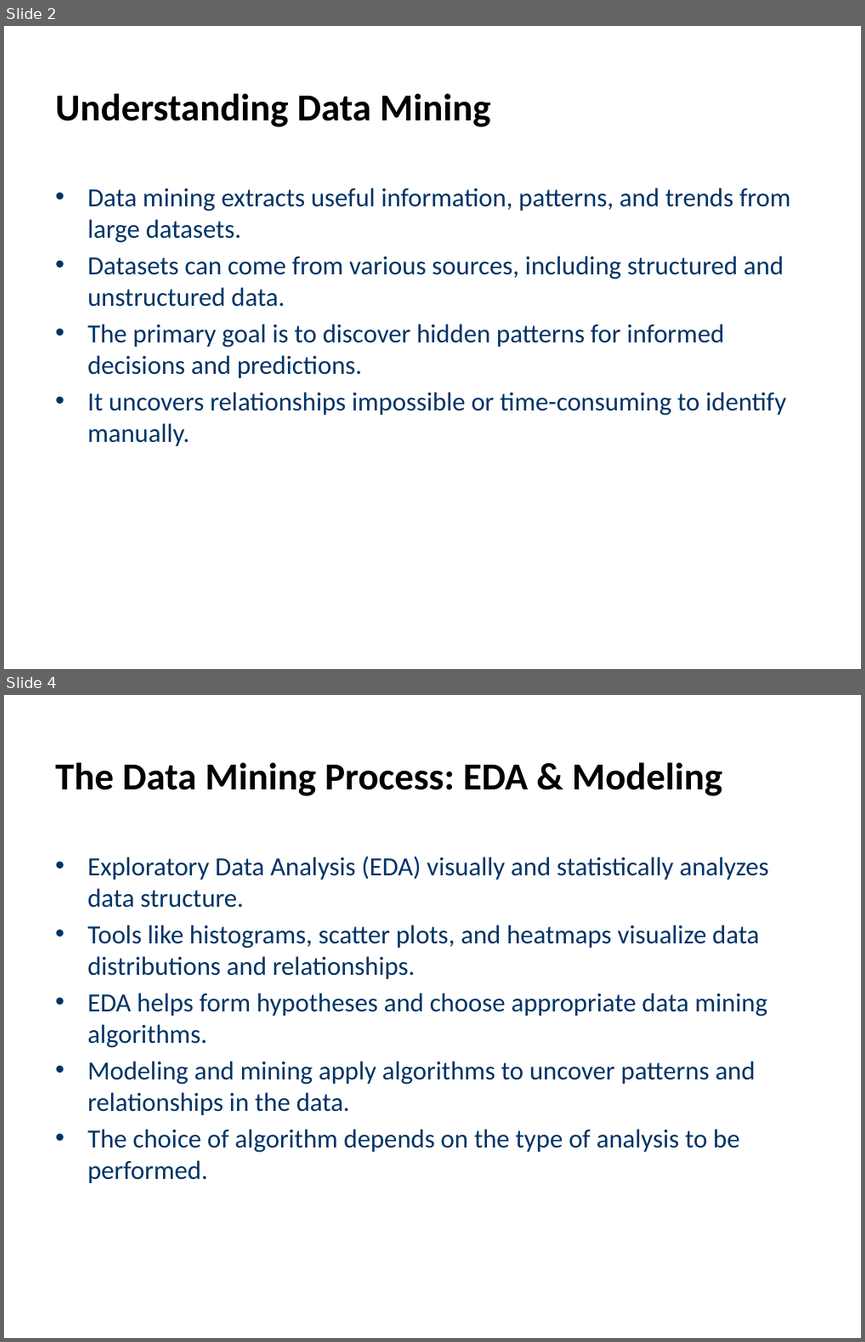
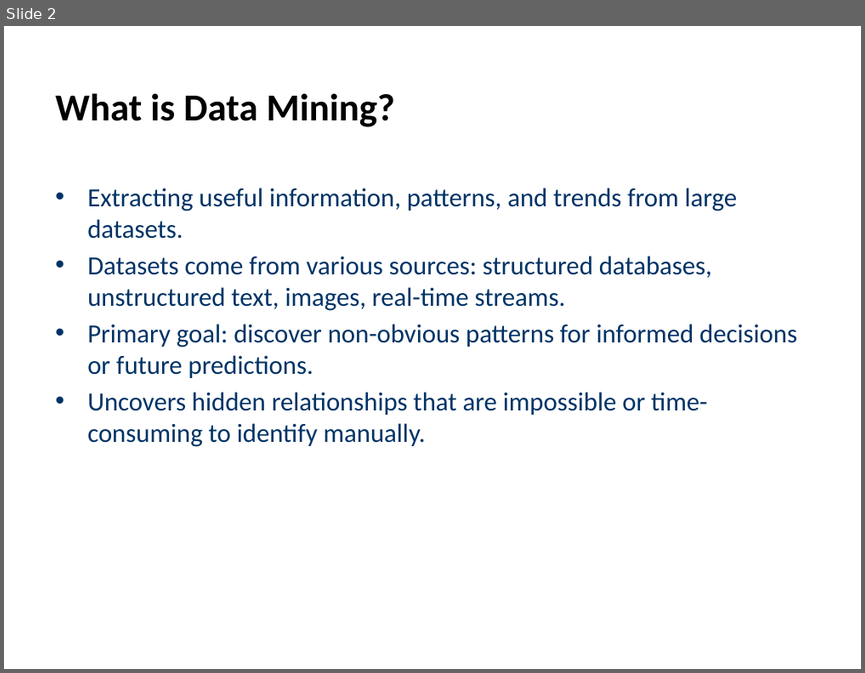
Before and after one commit to Tharushi1228/IT3041-IRWA, a slide deck: outputs/slides/monil_Data-mining.pptx. Shown one above the other, each under a label of ours: slides 2 and 4 before the commit, slide 2 after it; the slides between them are not shown. The pictures are 865x1342 and 865x673 pixels, drawn with LibreOffice and Linux fonts; fonts in the diff are those of the drawing. Boxes give left, top, right and bottom in pixels: in the first picture for what was removed or moved away, otherwise in the second. Text is boxed around its words. In the diff, an @@ line names an element or a change of style, - is before the commit and + after.

```diff
--- a/outputs/slides/monil_Data-mining.pptx
+++ b/outputs/slides/monil_Data-mining.pptx
@@ slide 4 removed at [4,695,861,1338], background #FFFFFF @@
@@ title removed at [55,762,722,796] @@
-The Data Mining Process: EDA & Modeling
@@ text removed at [87,856,769,1183] @@
-• Exploratory Data Analysis (EDA) visually and statistically analyzes data structure.
-• Tools like histograms, scatter plots, and heatmaps visualize data distributions and relationships.
-• EDA helps form hypotheses and choose appropriate data mining algorithms.
-• Modeling and mining apply algorithms to uncover patterns and relationships in the data.
-• The choice of algorithm depends on the type of analysis to be performed.
@@ slide 2 changed as well @@
@@ title at [55,93,395,127]: text changed @@
-Understanding Data Mining
+What is Data Mining?
@@ text at [87,188,797,447]: text changed @@
-• Data mining extracts useful information, patterns, and trends from large datasets.
-• Datasets can come from various sources, including structured and unstructured data.
-• The primary goal is to discover hidden patterns for informed decisions and predictions.
-• It uncovers relationships impossible or time-consuming to identify manually.
+• Extracting useful information, patterns, and trends from large datasets.
+• Datasets come from various sources: structured databases, unstructured text, images, real-time streams.
+• Primary goal: discover non-obvious patterns for informed decisions or future predictions.
+• Uncovers hidden relationships that are impossible or time-consuming to identify manually.
```
Also in this commit, not shown: 7 other slides changed, 2 other files.
